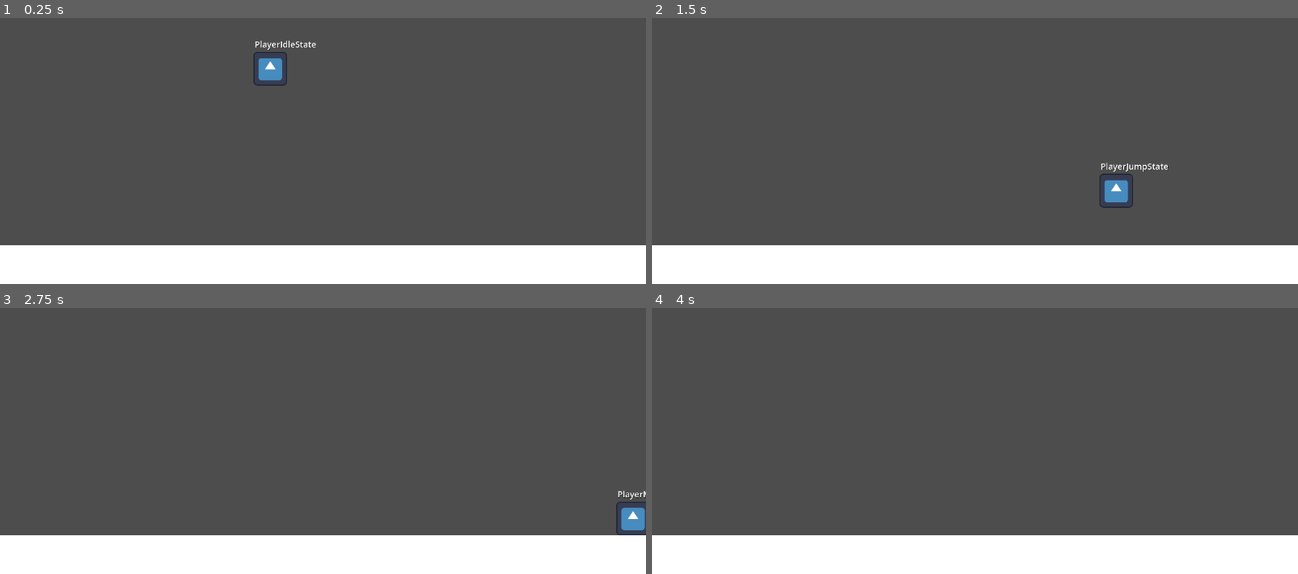
Above: before the commit, frames 1-4 (two rows, left to right).
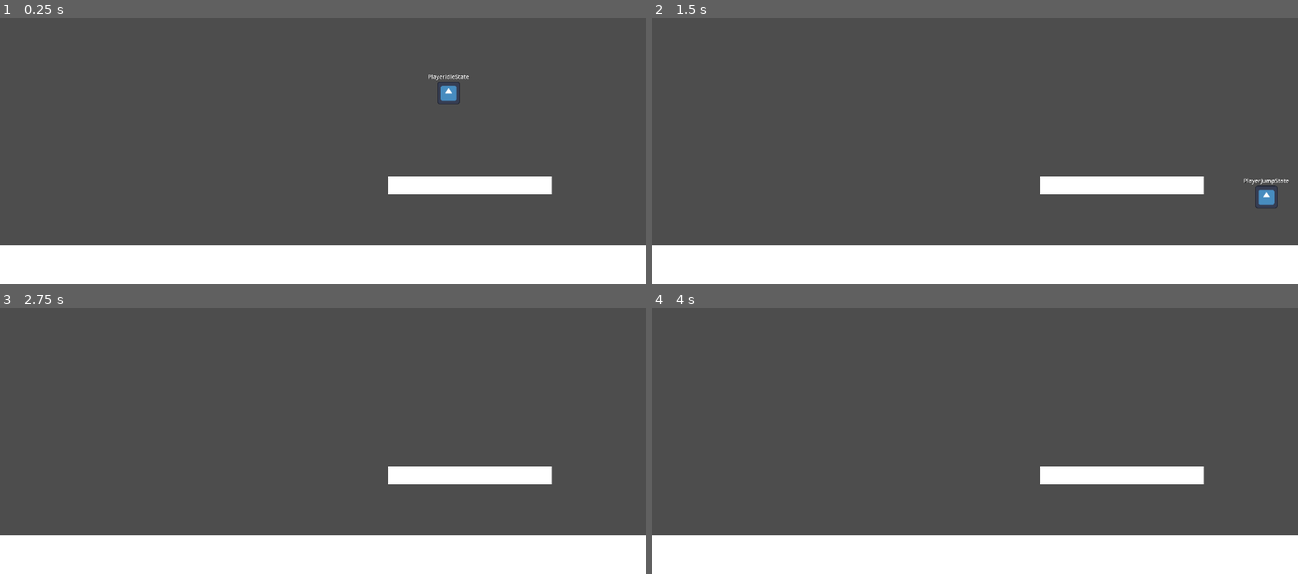
Above: after the commit, the same moments.

Repository: ReusableChopsticks/Platformer2024
Game: Godot game, scene res://scenes/environment/level.tscn
Two runs of this game, one before a commit and one after it. Both use one fixed random seed, a clock stepped at 60 frames per second and the inputs below. The engine's default icon, where the game draws it, is replaced by a stand-in: a white triangle on a blue panel in a dark square.
Inputs:
- Up to frame 1 (0.25 s): no input
- Up to frame 2 (1.5 s): hold Space (jump) 0.53-1.28 s; hold Right (right) from 0.53 s (still down); tap Space (jump) at 1.35 s
- Up to frame 3 (2.75 s): tap Space (jump) at 1.52, 1.82 s; release Right (right) at 2.03 s; hold A (left) from 2.03 s (still down); hold Space (jump) from 2.03 s (still down)
- Up to frame 4 (4 s): release A (left) at 2.78 s; release Space (jump) at 2.78 s; hold Right (right) from 2.78 s (still down); tap Space (jump) at 2.85, 3.02, 3.32 s; hold Space (jump) from 3.53 s (still down)

The runs differ from the first frame. In frame 1, 2.5% of the frame differs, in the area x 39-86%, y 8-67%; in frame 2, 2.3%; in frame 3, 2.1%; in frame 4, 1.7%.

Commit message:
jump buffer and adjusted jump values

Diff:
--- a/project.godot
+++ b/project.godot
@@ -42,3 +42,7 @@
 , Object(InputEventKey,"resource_local_to_scene":false,"resource_name":"","device":-1,"window_id":0,"alt_pressed":false,"shift_pressed":false,"ctrl_pressed":false,"meta_pressed":false,"pressed":false,"keycode":0,"physical_keycode":87,"key_label":0,"unicode":119,"echo":false,"script":null)
 ]
 }
+
+[physics]
+
+2d/default_gravity=1200.0
--- a/scenes/environment/level.tscn
+++ b/scenes/environment/level.tscn
@@ -9,6 +9,10 @@
 position = Vector2(582, 619)
 scale = Vector2(-6.77931, 0.358071)
 
+[node name="RigidBody2D2" parent="." instance=ExtResource("1_4wkx7")]
+position = Vector2(838, 472)
+scale = Vector2(-1.29693, -0.143873)
+
 [node name="Player" parent="." instance=ExtResource("2_caiss")]
-position = Vector2(482, 231)
-scale = Vector2(0.471087, 0.471087)
+position = Vector2(800, 267)
+scale = Vector2(0.31571, 0.31571)
--- a/scenes/interfaces/StateMachine.gd
+++ b/scenes/interfaces/StateMachine.gd
@@ -8,14 +8,16 @@
 var current_state: State
 var states: Dictionary = {}
 
+var history_stack: Array[String] = []
+
 # get all children states and connect to "transitioned" signal in State.gd
 func _ready():
 	for child in get_children():
 		if child is PlayerState:
 			states[child.name.to_lower()] = child
 			child.transitioned.connect(on_child_transition)
-		#else:
-			#printerr("State machine in %s has non-state child" % get_parent().name)
+		else:
+			printerr("State machine in %s has non-state child" % get_parent().name)
 
 	if initial_state:
 		initial_state.enter()
--- a/scenes/player/MoveConfig.gd
+++ b/scenes/player/MoveConfig.gd
@@ -9,14 +9,17 @@
 
 # The time it takes for player to accelerate to base speed
 @export_range(0.01, 1.0) var time_to_max_speed: float = 0.5
-var move_accel: int = move_speed / time_to_max_speed
+var move_accel: float = move_speed / time_to_max_speed
 # The time it takes for player to stop from base speed (due to friction)
 @export_range(0.01, 1.0) var time_to_stop: float = 0.3
-var friction_decel: int
+var friction_decel: float
 #@export_range(0.0, 1.0) var move_lerp: float = 0.5
 @export var max_move_speed: int = 3000
 @export var max_fall_speed: int = 2000
 
+@export var jump_grace_time: float = 0.1
+@export var jump_buffer_time: float = 0.2
+
 func _ready():
 	move_accel = move_speed / time_to_max_speed
 	friction_decel = move_speed / time_to_stop
--- a/scenes/player/PlayerIdleState.gd
+++ b/scenes/player/PlayerIdleState.gd
@@ -15,7 +15,7 @@
 func physics_update(delta: float):
 	if (Input.get_axis("left", "right")):
 		transitioned.emit(self, "PlayerMoveState")
-	elif (Input.is_action_just_pressed("jump") and player.is_on_floor()):
+	elif (can_jump()):
 		transitioned.emit(self, "PlayerJumpState")
 
 
--- a/scenes/player/PlayerJumpState.gd
+++ b/scenes/player/PlayerJumpState.gd
@@ -1,7 +1,7 @@
 extends PlayerState
 class_name PlayerJumpState
 
-@export var jump_force: int = -600
+@export var jump_force: int = -500
 @export_range(0, 1.0) var jump_apex_mult: float = 0.7
 @export_range(1, 3) var jump_release_mult: float = 2
 @export_range(0, 1) var air_move_mult: float = 0.7
@@ -9,7 +9,10 @@
 var is_peak_reached: bool = false
 var is_jump_released: bool = false
 
+
+
 func enter():
+	# apply jump force
 	player.velocity.y = jump_force
 	is_peak_reached = false
 	is_jump_released = false
@@ -35,7 +38,7 @@
 		is_peak_reached = player.velocity.y < 100
 
 	# apply gravity multiplier after jump peak is reached
-	var _release_mult = jump_release_mult if is_jump_released else 1
+	var _release_mult = jump_release_mult if is_jump_released else 1.0
 	if (is_peak_reached):
 		apply_gravity(delta, jump_apex_mult * _release_mult)
 	else:
--- a/scenes/player/PlayerMoveState.gd
+++ b/scenes/player/PlayerMoveState.gd
@@ -11,7 +11,7 @@
 func physics_update(delta: float):
 	if (!Input.get_axis("left", "right")):
 		transitioned.emit(self, "PlayerIdleState")
-	elif (Input.is_action_just_pressed("jump") and player.is_on_floor()):
+	elif (can_jump()):
 		transitioned.emit(self, "PlayerJumpState")
 
 	#var direction = signf(Input.get_axis("left", "right"))
--- a/scenes/player/PlayerState.gd
+++ b/scenes/player/PlayerState.gd
@@ -8,14 +8,26 @@
 @onready var player: CharacterBody2D = get_tree().get_nodes_in_group("Player")[0]
 @onready var config: MoveConfig = $"../MoveConfig"
 
+var jump_grace_timer: float = 0
+var jump_buffer_timer: float = 0
 
+func _ready():
+	print(jump_buffer_timer)
 
 func _physics_process(delta):
 	#DEBUGGING
 	#print("X VELOCITY: %s" % player.velocity.x)
-	pass
 
-# next_v = curr_v + accel * delta_time * mult
+	# update grace time (aka coyote and buffer time)
+	jump_grace_timer = maxf(0, jump_grace_timer - delta)
+	jump_buffer_timer = maxf(0, jump_buffer_timer - delta)
+	if player.is_on_floor():
+		jump_grace_timer = config.jump_grace_time
+	if Input.is_action_just_pressed("jump"):
+		jump_buffer_timer = config.jump_buffer_time
+	print(player.position.y - 550)
+
+# following the kinematics formula: next_v = curr_v + accel * delta_time * mult
 func apply_gravity(delta: float, multiplier: float = 1):
 	player.velocity.y = minf(player.velocity.y + (config.gravity * delta * multiplier), config.max_fall_speed)
 
@@ -33,7 +45,7 @@
 
 	player.velocity.x = clampf(vel, -config.move_speed, config.move_speed)
 
-# applies a friction force AGAINST the supplied direction (the current direction of the player)
+# applies a friction force against the current velocity of the player
 func friction_x(delta: float, multiplier: float = 1):
 	var dir = signf(player.velocity.x)
 	if (is_zero_approx(player.velocity.x)):
@@ -43,3 +55,13 @@
 		player.velocity.x = maxf(0, player.velocity.x - (config.friction_decel * delta * multiplier))
 	elif (is_equal_approx(dir, -1)):
 		player.velocity.x = minf(0, player.velocity.x + (config.friction_decel * delta * multiplier))
+
+func can_jump():
+	# check input
+	var can_jump = Input.is_action_pressed("jump")
+	# check if either grace or buffer is active
+	if (can_jump):
+		can_jump = jump_grace_timer > 0
+	if (can_jump):
+		can_jump = jump_buffer_timer > 0 and player.is_on_floor()
+	return can_jump
--- a/scenes/player/player.tscn
+++ b/scenes/player/player.tscn
@@ -25,6 +25,7 @@
 text = "{STATE}"
 label_settings = SubResource("LabelSettings_f682e")
 horizontal_alignment = 1
+autowrap_mode = 2
 
 [node name="Sprite2D" type="Sprite2D" parent="."]
 texture = ExtResource("1_hup1c")
